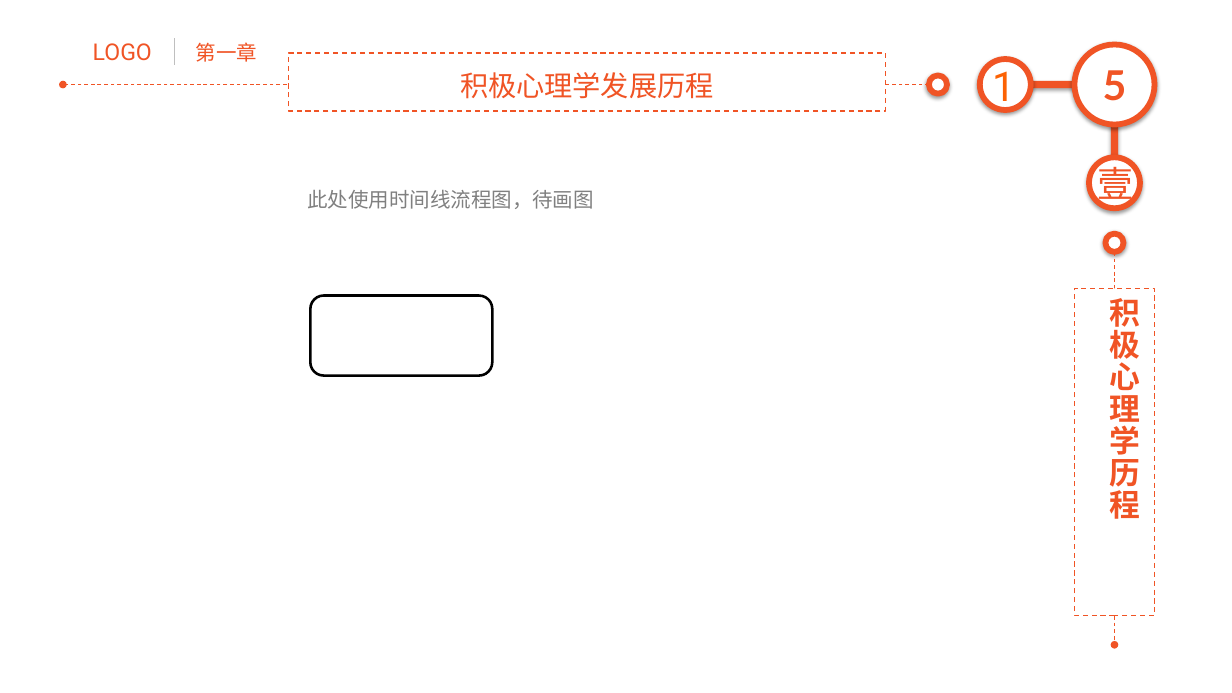
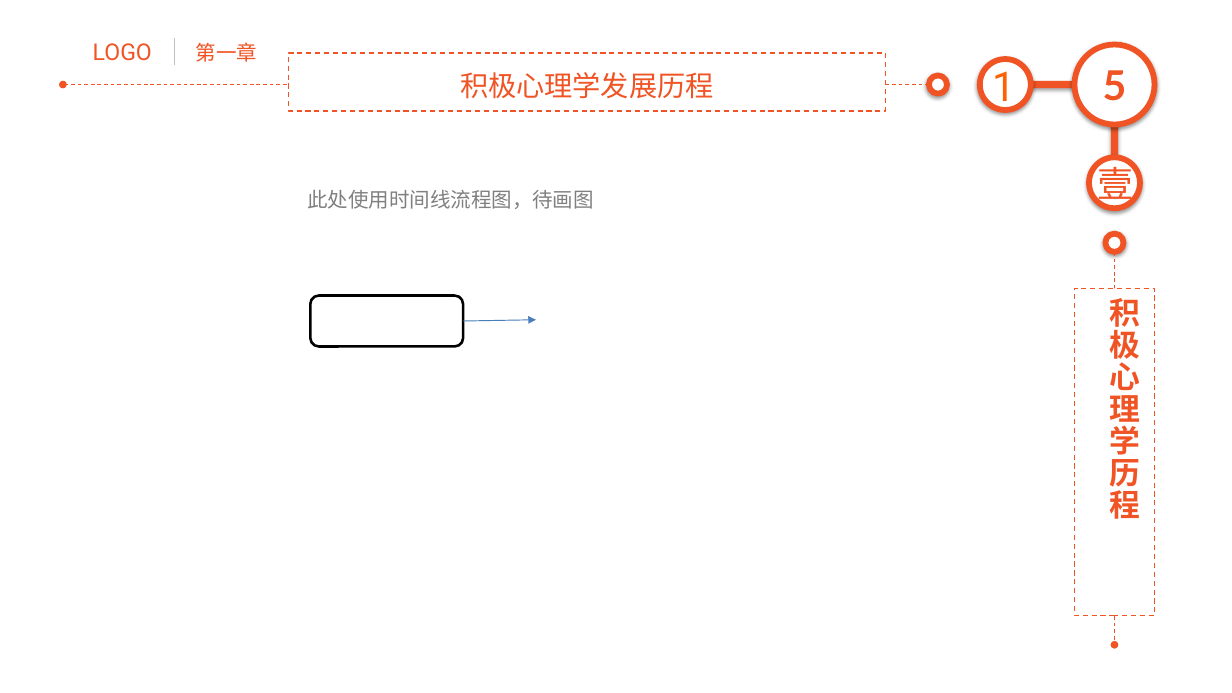
Before and after one commit to junstudys/positive-psychology, a slide deck: slide 5 of 积极心理学探索.pptx. Drawn at 1232x693 pixels with LibreOffice and Linux fonts; fonts in the diff are those of the drawing. Boxes give left, top, right and bottom in pixels: in the first picture for what was removed or moved away, otherwise in the second. Text is boxed around its words. In the diff, an @@ line names an element or a change of style, - is before the commit and + after.

```diff
--- a/积极心理学探索.pptx
+++ b/积极心理学探索.pptx
@@ rounded rectangle: place and size @@
-rounded rectangle at <box>311,296,493,376</box>
+rounded rectangle at <box>311,296,463,347</box>
@@ arrow added from (463, 321) to (536, 320), #4B7EBC 0.75 pt @@
```
Also in this commit, not shown: 1 other slide changed, 1 slide added.
